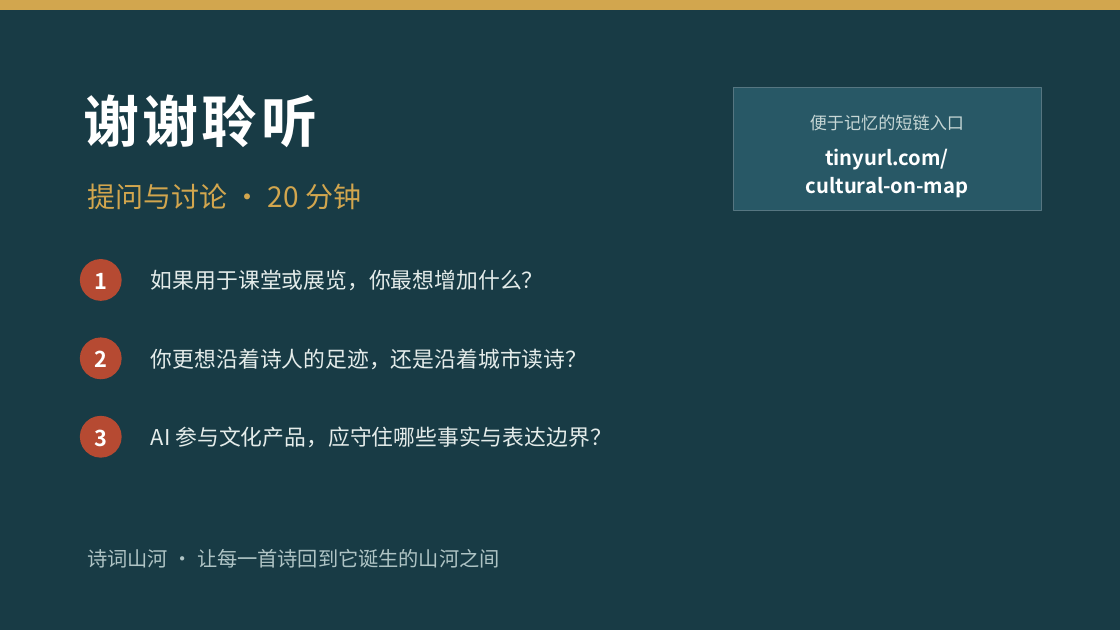
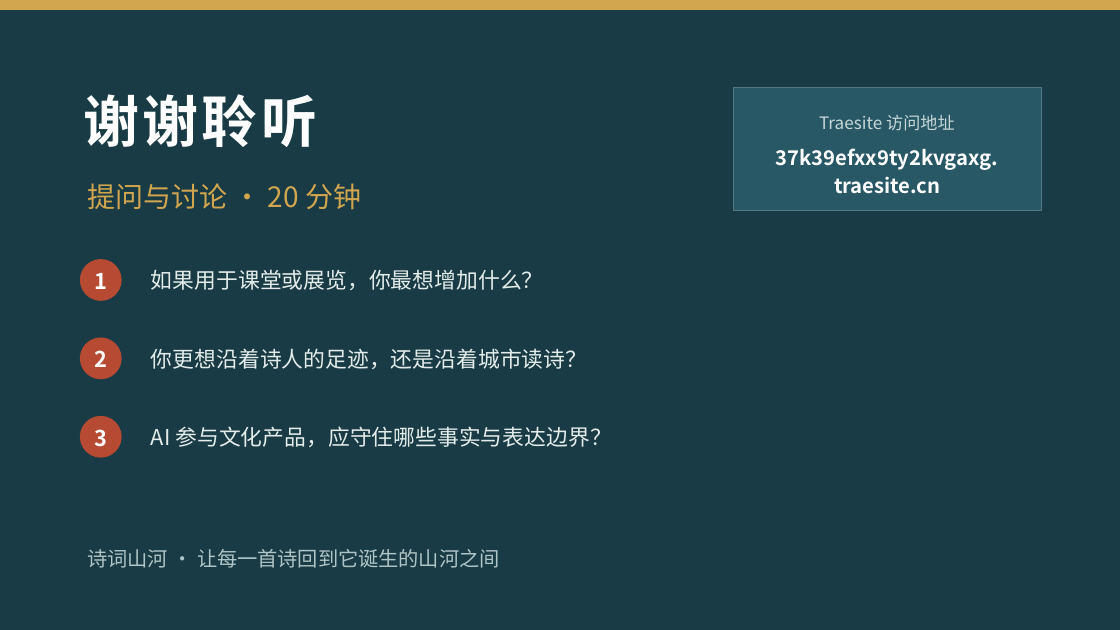
Before and after one commit to LiangjiChen/cultural-on-map, a slide deck: slide 16 of ppt-share/诗词山河-科普分享.pptx. Drawn at 1120x630 pixels with LibreOffice and Linux fonts; fonts in the diff are those of the drawing. Boxes give left, top, right and bottom in pixels: in the first picture for what was removed or moved away, otherwise in the second. Text is boxed around its words. In the diff, an @@ line names an element or a change of style, - is before the commit and + after.

```diff
--- a/ppt-share/诗词山河-科普分享.pptx
+++ b/ppt-share/诗词山河-科普分享.pptx
@@ text at (819,114,955,131): text changed @@
-便于记忆的短链入口
+Traesite 访问地址
@@ text at (776,148,999,194): text changed @@
-tinyurl.com/
-cultural-on-map
+37k39efxx9ty2kvgaxg.
+traesite.cn
```
Also in this commit, not shown: 2 other slides changed, 1 other file.
